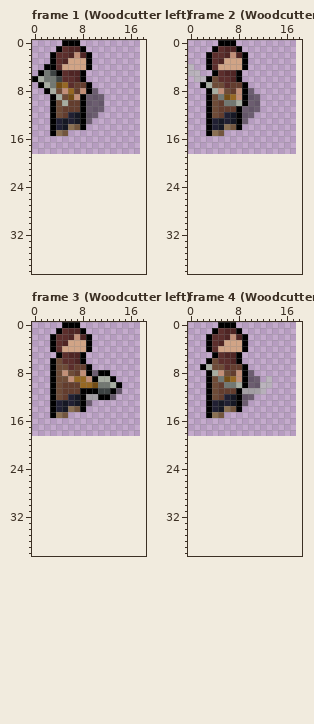
Edited in one commit: pixel-art file (dev/villagers-action.aseprite). The picture above is the old version.
18x19 pixels, 44 frames. Shown: frame 1 (Woodcutter left), frame 2 (Woodcutter left), frame 3 (Woodcutter left), frame 4 (Woodcutter left). The old version is drawn lined up with the new one, on the new canvas. The commit also changed other frames, which this record leaves out.
New version:
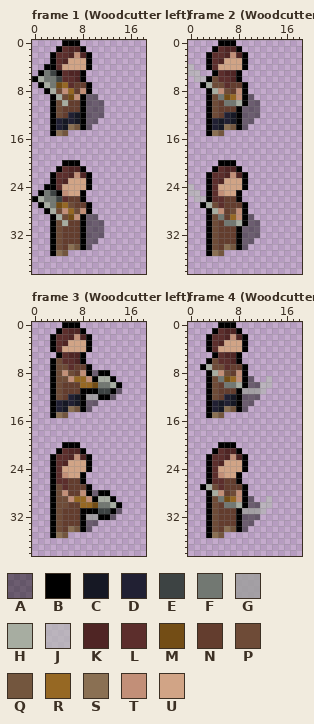
Palette (. is transparent): A #00000073  B #000000  C #161824  D #212033  E #3d4343  F #727872  G #9e9e9ed9  H #a7ada1  J #b8b8b8ba  K #4f2524  L #5c2e2c  M #734d15  N #633d2e  P #6e4b37  Q #73563e  R #966823  S #8a7053  T #c28f78  U #d1a486
Log entry: Added missing villager sprites.
What changed:
canvas 18x19 -> 19x39
Frame 1 (Woodcutter left):
y 8: x 10 A -> .
y 9: x 11 A -> .
y 12: x 11 . -> A
y 13: x 10 . -> A
y 14: x 9 . -> A
y 20: x 5..7 ... -> BBB
y 21: x 4..8 ..... -> BLKKB
y 22: x 3..9 ....... -> BLLKTKB
y 23: x 3..9 ....... -> BLKUUUB
y 24: x 2..9 ........ -> BBLUUUUB
y 25: x 1..8 ........ -> BFEBTUUB
y 26: x 0..8 ......... -> BHFFELNNB
y 27: x 1..9 ......... -> BHFMRPNNB
y 28: x 2..9 ........ -> BHPTRPTB
y 29: x 3..10 ........ -> BHPMTBAA
y 30: x 3..11 ......... -> BPHNNBAAA
y 31..32: x 3..11 ......... -> BPNNNBAAA
y 33: x 3..10 ........ -> BPNNNBAA
y 34: x 3..9 ....... -> BPNSQBA
y 35: x 3..5 ... -> BSQ
Frame 2 (Woodcutter left):
y 8: x 10 A -> .
y 9: x 11 A -> .
y 12: x 11 . -> A
y 13: x 10 . -> A
y 14: x 9 . -> A
y 20: x 5..7 ... -> BBB
y 21: x 4..8 ..... -> BLKKB
y 22: x 3..9 ....... -> BLLKTKB
y 23: x 3..9 ....... -> BLKUUUB
y 24: x 0 . -> J; x 3..9 ....... -> BLUUUUB
y 25: x 0..1 .. -> JJ; x 3..8 ...... -> BLTUUB
y 26: x 1..8 ........ -> JJBLLNNB
y 27: x 2..9 ........ -> BHPLNNNB
y 28: x 3..9 ....... -> BHTNPTB
y 29: x 3..10 ........ -> BPFNRTBA
y 30: x 3..11 ......... -> BPNFFHBAA
y 31..32: x 3..11 ......... -> BPNNNBAAA
y 33: x 3..10 ........ -> BPNNNBAA
y 34: x 3..9 ....... -> BPNSQBA
y 35: x 3..5 ... -> BSQ
Frame 3 (Woodcutter left):
y 13: x 10 . -> A
y 14: x 9 . -> A
y 20: x 5..7 ... -> BBB
y 21: x 4..8 ..... -> BLKKB
y 22: x 3..9 ....... -> BLLKTKB
y 23: x 3..9 ....... -> BLKUUUB
y 24: x 3..9 ....... -> BLUUUUB
y 25: x 3..8 ...... -> BLTUUB
y 26: x 3..8 ...... -> BLLNNB
y 27: x 3..9 ....... -> BPLNNNB
y 28: x 3..12 .......... -> BPTNNTBABB
y 29: x 3..13 ........... -> BPPTRRTBHHB
y 30: x 3..14 ............ -> BPPNNRRMFFHB
y 31: x 3..14 ............ -> BPNNNBBBEEBA
y 32: x 3..13 ........... -> BPNNNBGGBBA
y 33: x 3..10 ........ -> BPNNNBAA
y 34: x 3..9 ....... -> BPNSQBA
y 35: x 3..5 ... -> BSQ
Frame 4 (Woodcutter left):
y 8: x 10 A -> .
y 9: x 11 A -> .
y 12: x 11 . -> A
y 13: x 10 . -> A
y 14: x 9 . -> A
y 20: x 5..7 ... -> BBB
y 21: x 4..8 ..... -> BLKKB
y 22: x 3..9 ....... -> BLLKTKB
y 23: x 3..9 ....... -> BLKUUUB
y 24: x 3..9 ....... -> BLUUUUB
y 25: x 3..8 ...... -> BLTUUB
y 26: x 3..8 ...... -> BLLNNB
y 27: x 2..9 ........ -> BHPLNNNB
y 28: x 3..9 ....... -> BHTNPTB
y 29: x 3..10 ........ -> BPFMRTBA; x 13 . -> J
y 30: x 3..13 ........... -> BPNFFHBAAJJ
y 31: x 3..12 .......... -> BPNNNBGGGJ
y 32: x 3..11 ......... -> BPNNNBAAA
y 33: x 3..10 ........ -> BPNNNBAA
y 34: x 3..9 ....... -> BPNSQBA
y 35: x 3..5 ... -> BSQ
